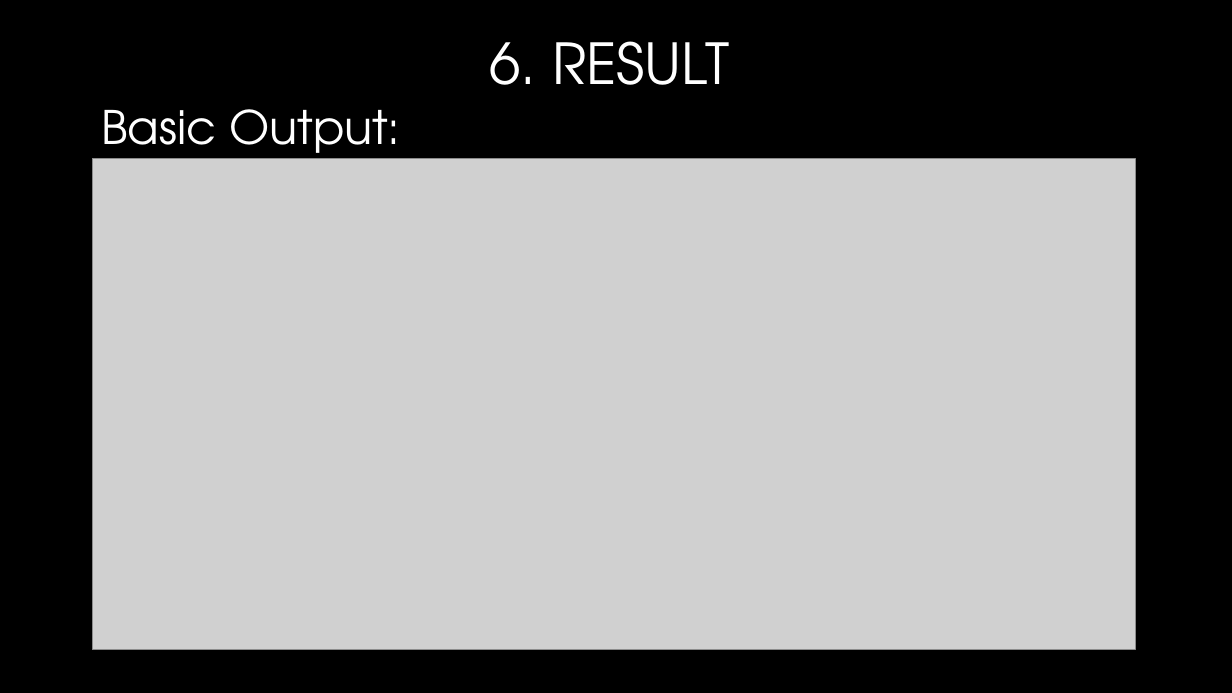
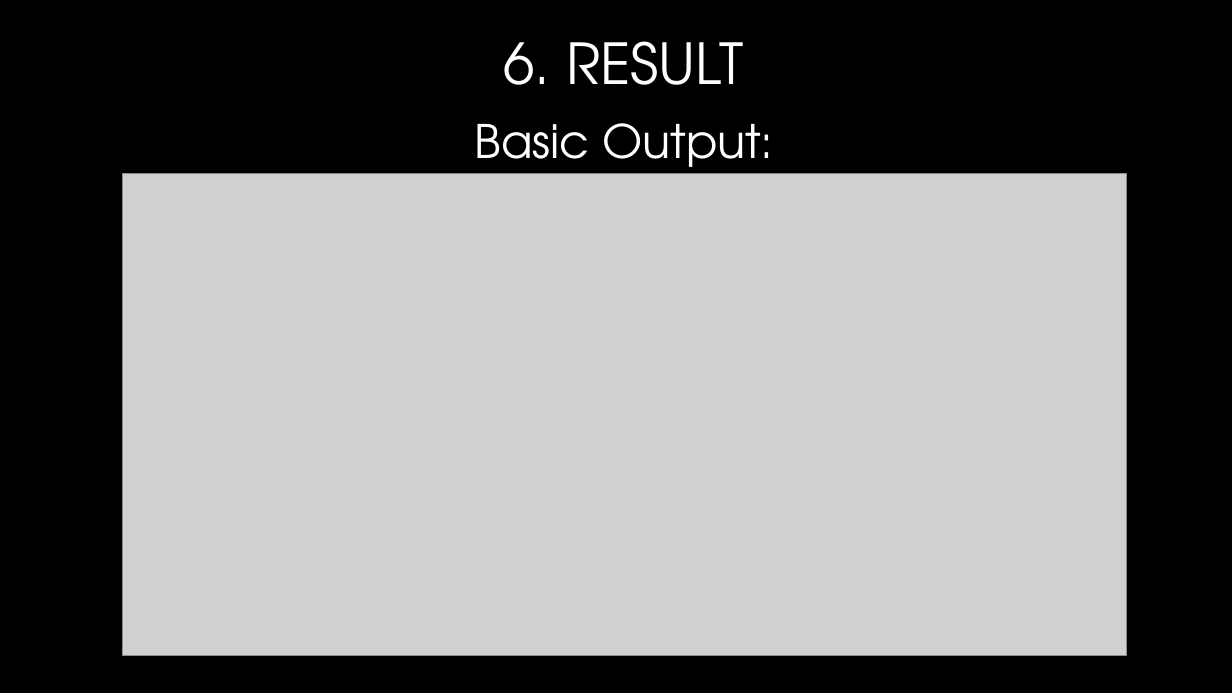
Before and after one commit to Rohith-Innamuri/OilSpill-Game, a slide deck: slide 12 of Project ppt.pptx (slide 11 before the commit). Drawn at 1232x693 pixels with LibreOffice and Linux fonts; fonts in the diff are those of the drawing; grey boxes stand for pictures; background and template pictures are left out. Boxes give left, top, right and bottom in pixels: in the first picture for what was removed or moved away, otherwise in the second. Text is boxed around its words. In the diff, an @@ line names an element or a change of style, - is before the commit and + after.

```diff
--- a/Project ppt.pptx
+++ b/Project ppt.pptx
@@ title "6. RESULT" at (x1=504, y1=41, x2=743, y2=85): alignment right to centre @@
@@ text "Basic Output:" moved from (x1=101, y1=109, x2=400, y2=165) to (x1=475, y1=123, x2=773, y2=180) @@
@@ text "Basic Output:" at (x1=475, y1=123, x2=773, y2=180): alignment left to centre @@
@@ picture resized from (x1=92, y1=159, x2=1136, y2=650) to (x1=122, y1=173, x2=1127, y2=655) @@
```
Also in this commit, not shown: 7 other slides changed, 2 slides added, 18 other files.
